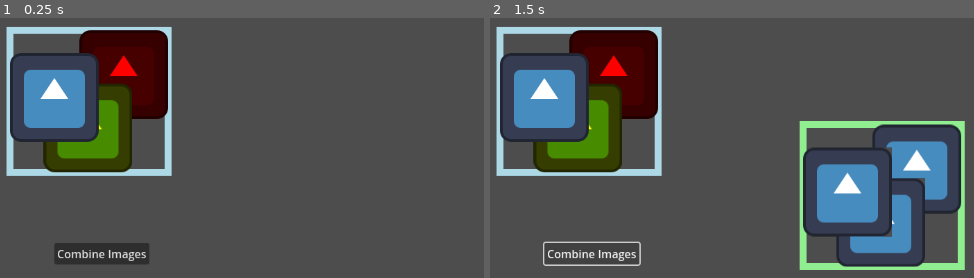
Above: before the commit, frames 1-2 (left to right).
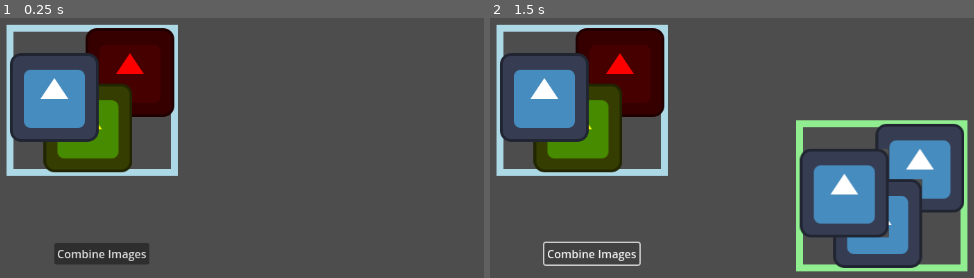
Above: after the commit, the same moments.

Repository: Toxe/godot-combine-images
Game: Godot game, scene res://scenes/Main/main.tscn
Same seed, same stepped clock (60 frames per second), same inputs: the game is played once before the commit and once after it. The engine's default icon, where the game draws it, is replaced by a stand-in: a white triangle on a blue panel in a dark square.
Inputs:
- Up to frame 1 (0.25 s): no input
- Up to frame 2 (1.5 s): click "Combine Images" at 0.5 s; click "Combine Images" at 1.25 s

The runs differ from the first frame. In frame 1, 2.5% of the frame differs, in the area x 1-37%, y 2-61%; in frame 2, 7.9%, in the area x 1-99%, y 2-98%.

Commit message:
Handle centered sprites

Diff:
--- a/CombineImages/scenes/Main/main.gd
+++ b/CombineImages/scenes/Main/main.gd
@@ -16,7 +16,10 @@
 
 func get_sprite_rect(sprite: Sprite2D) -> Rect2:
     var rect := Rect2(sprite.position, sprite.get_rect().size)
-    rect.position -= rect.size / 2
+
+    if sprite.centered:
+        rect.position -= rect.size / 2
+
     return rect
 
 
--- a/CombineImages/scenes/Main/main.tscn
+++ b/CombineImages/scenes/Main/main.tscn
@@ -8,8 +8,9 @@
 
 [node name="Sprite1" type="Sprite2D" parent="."]
 modulate = Color(1, 0, 0, 1)
-position = Vector2(213, 125)
+position = Vector2(158, 58)
 texture = ExtResource("2_00uiu")
+centered = false
 
 [node name="Sprite2" type="Sprite2D" parent="."]
 modulate = Color(1, 1, 0, 1)
